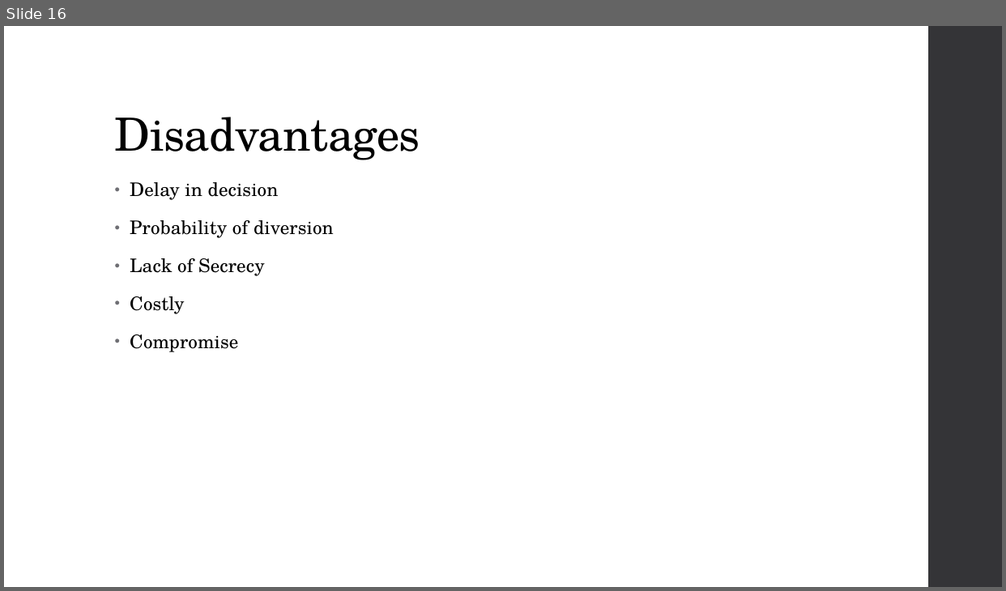
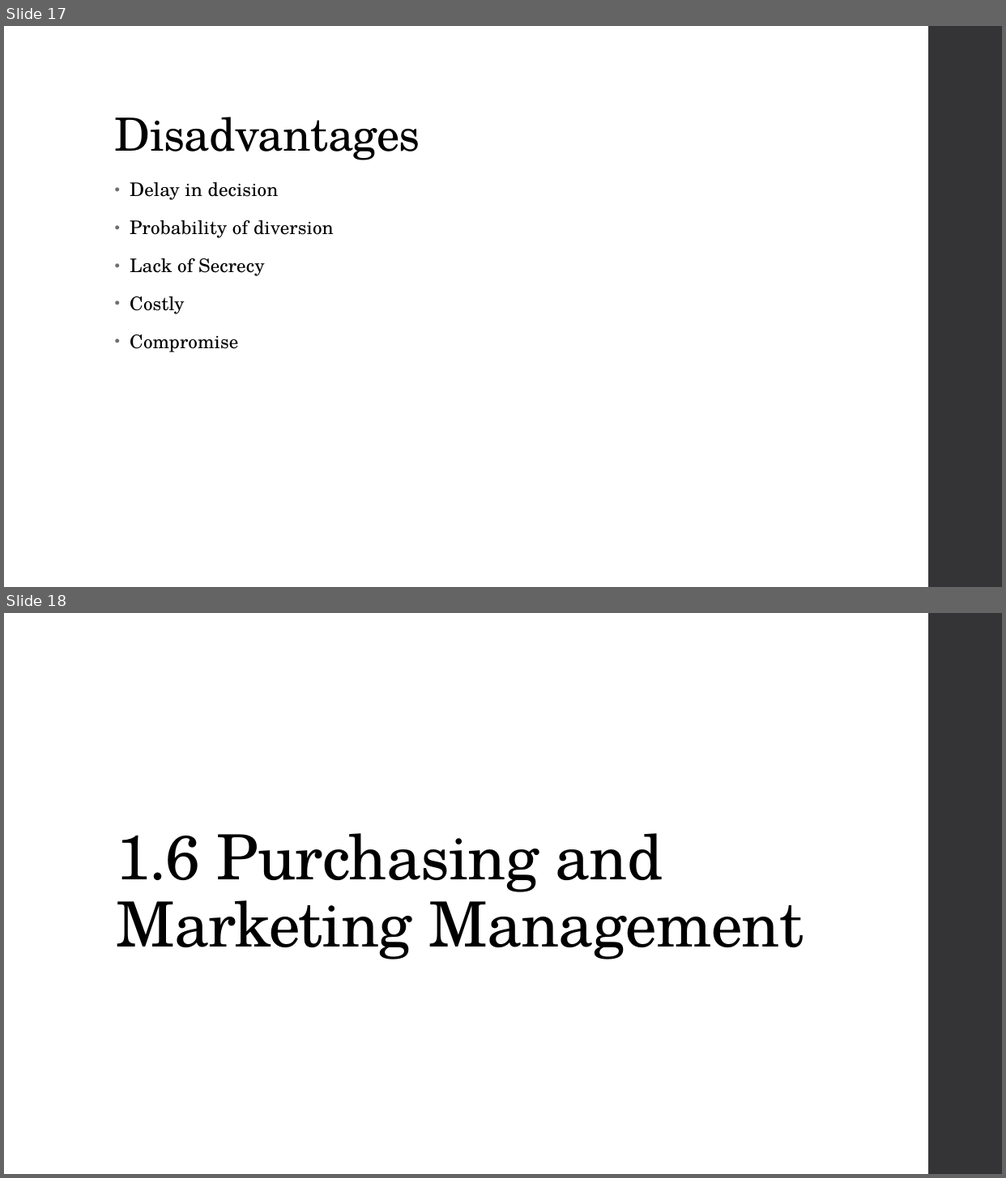
Before and after one commit to sujanW0W/MajorProject, a slide deck: Presentation3.pptx. Shown one above the other, each under a label of ours: slide 16 before the commit, slides 17 and 18 after it. The pictures are 1006x591 and 1006x1178 pixels, drawn with LibreOffice and Linux fonts; fonts in the diff are those of the drawing. Boxes give left, top, right and bottom in pixels: in the first picture for what was removed or moved away, otherwise in the second. Text is boxed around its words. In the diff, an @@ line names an element or a change of style, - is before the commit and + after.

Commit message:
Added Purchasing slides

```diff
--- a/Presentation3.pptx
+++ b/Presentation3.pptx
@@ slide 18 added at <box>4,613,1002,1174</box>, background #FFFFFF; not listed: 1 template element that a slide beside it also shows @@
@@ title added at <box>116,833,803,960</box>, 60 pt, text #000000 @@
+1.6 Purchasing and Marketing Management
@@ what was slide 16 is now slide 17 @@
```
Also in this commit, not shown: 9 other slides added.
